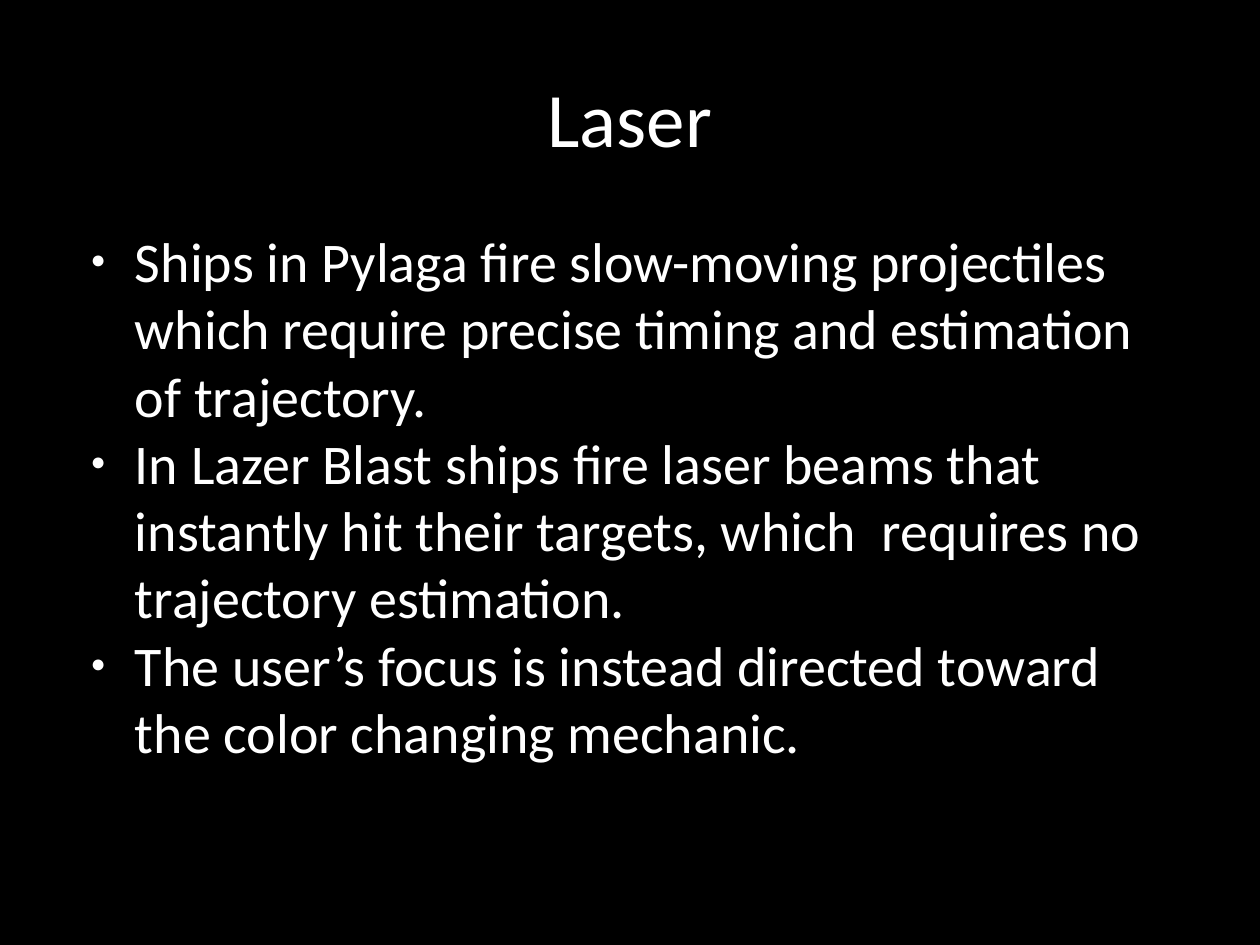
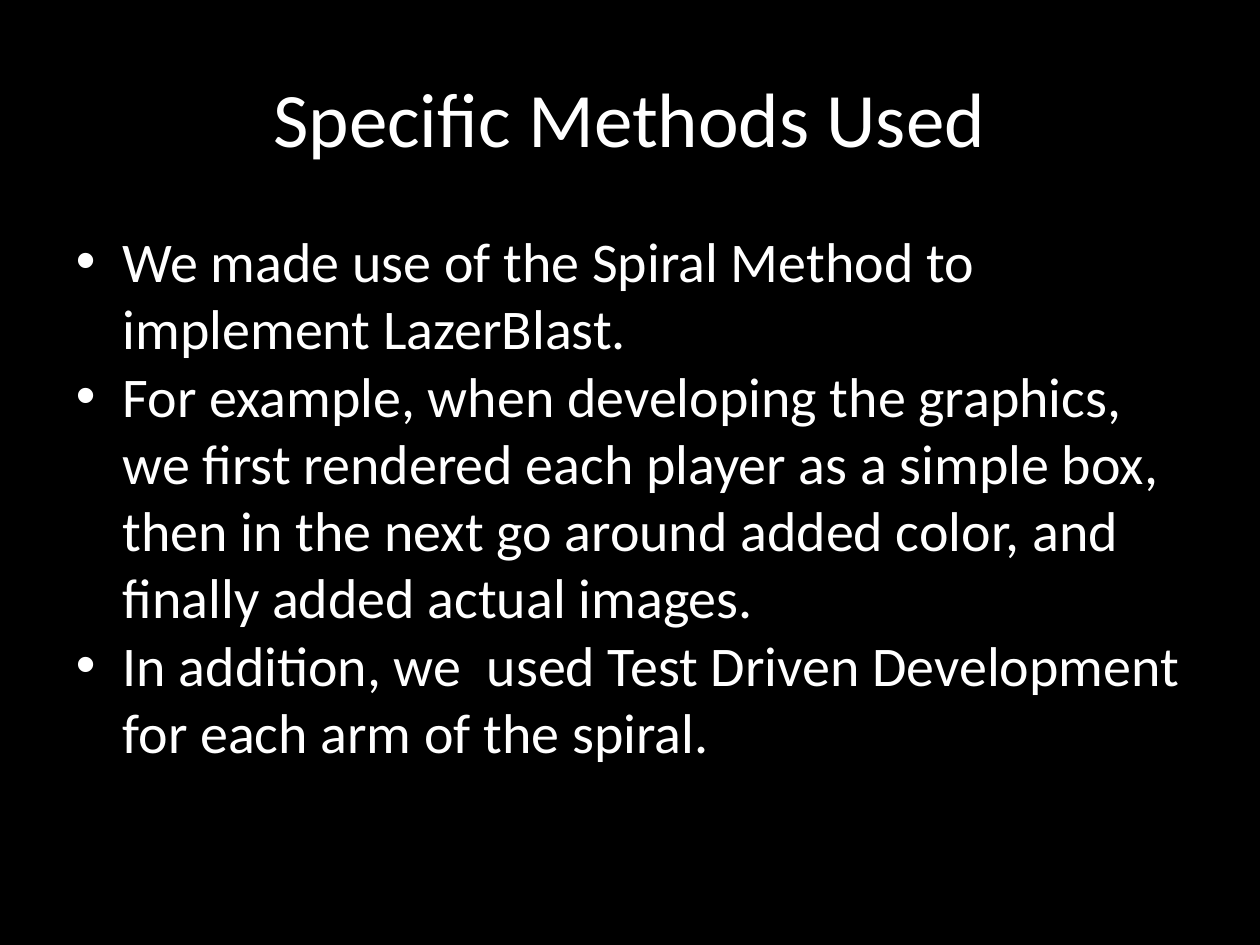
Before and after one commit to terrencepreilly/CPS410, a slide deck: slide 6 of final_presentation/Presentation.pptx (slide 7 before the commit). Drawn at 1260x945 pixels with LibreOffice and Linux fonts; fonts in the diff are those of the drawing; background and template pictures are left out. Boxes give left, top, right and bottom in pixels: in the first picture for what was removed or moved away, otherwise in the second. Text is boxed around its words. In the diff, an @@ line names an element or a change of style, - is before the commit and + after.

```diff
--- a/final_presentation/Presentation.pptx
+++ b/final_presentation/Presentation.pptx
@@ text at bbox=[273, 93, 985, 160]: text changed @@
-Laser
+Specific Methods Used
@@ text at bbox=[123, 243, 1179, 762]: text changed @@
-● Ships in Pylaga fire slow-moving projectiles which require precise timing and estimation of trajectory.
-● In Lazer Blast ships fire laser beams that instantly hit their targets, which requires no trajectory estimation.
-● The user’s focus is instead directed toward the color changing mechanic.
+• We made use of the Spiral Method to implement LazerBlast.
+• For example, when developing the graphics, we first rendered each player as a simple box, then in the next go around added color, and finally added actual images.
+• In addition, we used Test Driven Development for each arm of the spiral.
```
Also in this commit, not shown: 2 other slides changed, 3 slides added, 13 slides removed, 3 other files.
